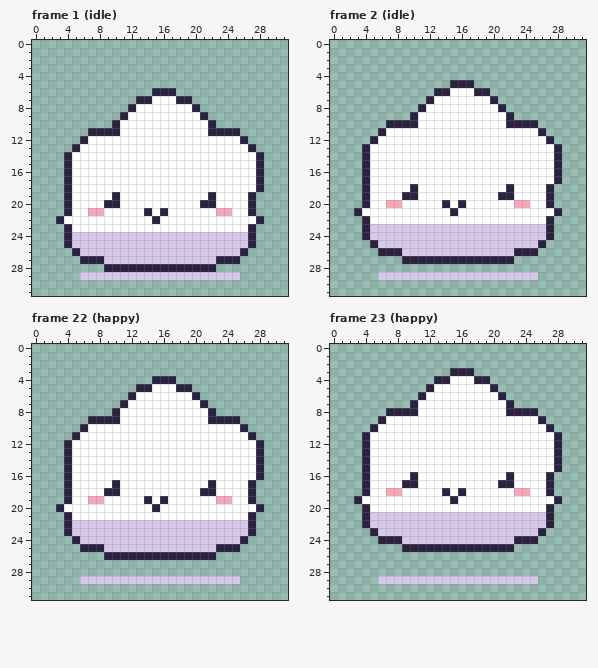
Two states of a pixel-art file, art/characters/starry/cloudlet.aseprite. That is the earlier state.
32x32 pixels, 28 frames. Shown: frame 1 (idle), frame 2 (idle), frame 22 (happy), frame 23 (happy). The commit also changed other frames, which this record leaves out.
Once edited:
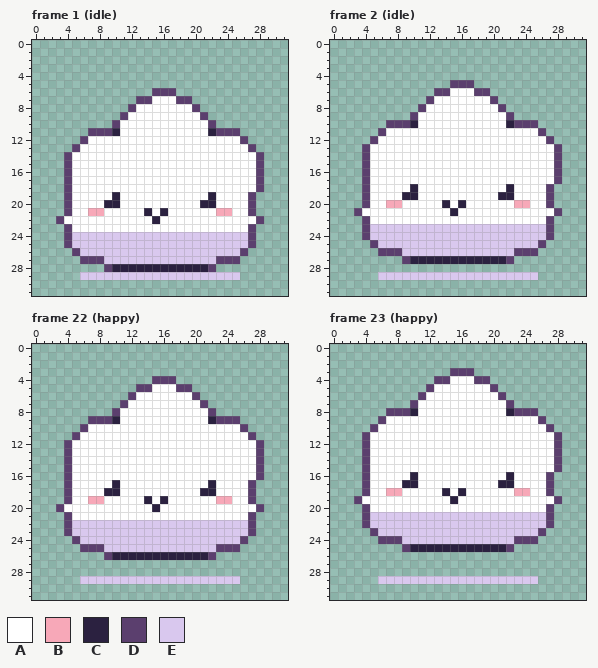
Palette (. is transparent): A #ffffff  B #f7a8b8  C #2b2140  D #5b3f6e  E #d9c8ee
The edit:
Changed rows in their new state; - is an unchanged pixel.
Frame 1 (idle), layer "pet":
first column x 3:
 6 ------------DDD-----------
 7 ----------DD---DD---------
 8 ---------D-------D--------
 9 --------D---------D-------
10 -------D-----------D------
11 ----DDD-------------DDD---
12 ---D-------------------D--
13 --D---------------------D-
14 -D-----------------------D
15 -D-----------------------D
16 -D-----------------------D
17 -D-----------------------D
18 -D-----------------------D
19 -D----------------------D-
20 -D----------------------D-
21 -D----------------------D-
22 D------------------------D
23 -D----------------------D-
24 -D----------------------D-
25 -D----------------------D-
26 --D--------------------D--
27 ---DDD--------------DDD---
28 ------D------------D------
Frame 2 (idle), layer "pet":
first column x 3:
 5 ------------DDD-----------
 6 ----------DD---DD---------
 7 ---------D-------D--------
 8 --------D---------D-------
 9 -------D-----------D------
10 ----DDD-------------DDD---
11 ---D-------------------D--
12 --D---------------------D-
13 -D-----------------------D
14 -D-----------------------D
15 -D-----------------------D
16 -D-----------------------D
17 -D-----------------------D
18 -D----------------------D-
19 -D----------------------D-
20 -D----------------------D-
21 D------------------------D
22 -D----------------------D-
23 -D----------------------D-
24 -D----------------------D-
25 --D--------------------D--
26 ---DDD--------------DDD---
27 ------D------------D------
Frame 22 (happy), layer "pet":
first column x 3:
 4 ------------DDD-----------
 5 ----------DD---DD---------
 6 ---------D-------D--------
 7 --------D---------D-------
 8 -------D-----------D------
 9 ----DDD-------------DDD---
10 ---D-------------------D--
11 --D---------------------D-
12 -D-----------------------D
13 -D-----------------------D
14 -D-----------------------D
15 -D-----------------------D
16 -D-----------------------D
17 -D----------------------D-
18 -D----------------------D-
19 -D----------------------D-
20 D------------------------D
21 -D----------------------D-
22 -D----------------------D-
23 -D----------------------D-
24 --D--------------------D--
25 ---DDD--------------DDD---
26 ------D------------D------
Frame 23 (happy), layer "pet":
first column x 3:
 3 ------------DDD-----------
 4 ----------DD---DD---------
 5 ---------D-------D--------
 6 --------D---------D-------
 7 -------D-----------D------
 8 ----DDD-------------DDD---
 9 ---D-------------------D--
10 --D---------------------D-
11 -D-----------------------D
12 -D-----------------------D
13 -D-----------------------D
14 -D-----------------------D
15 -D-----------------------D
16 -D----------------------D-
17 -D----------------------D-
18 -D----------------------D-
19 D------------------------D
20 -D----------------------D-
21 -D----------------------D-
22 -D----------------------D-
23 --D--------------------D--
24 ---DDD--------------DDD---
25 ------D------------D------
Pixel boxes of the changes (left, top, right, bottom) in both pictures:
changed: (56, 88, 264, 272)
changed: (354, 80, 562, 264)
changed: (56, 376, 264, 560)
changed: (354, 368, 562, 552)
